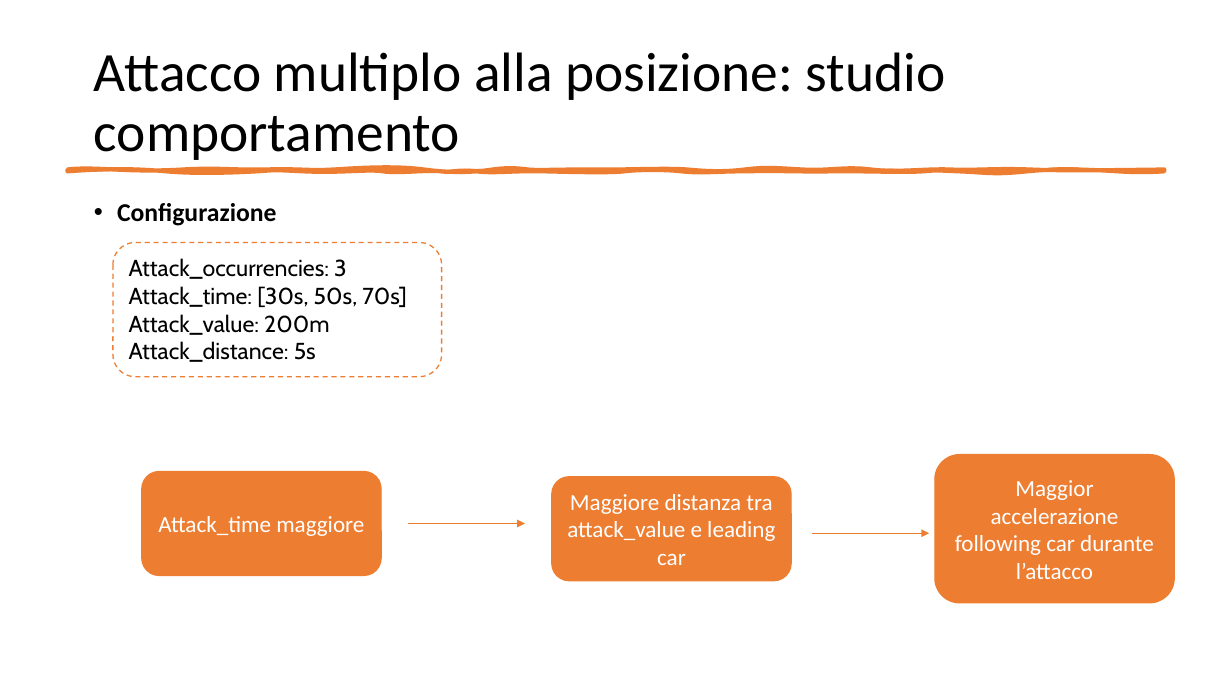
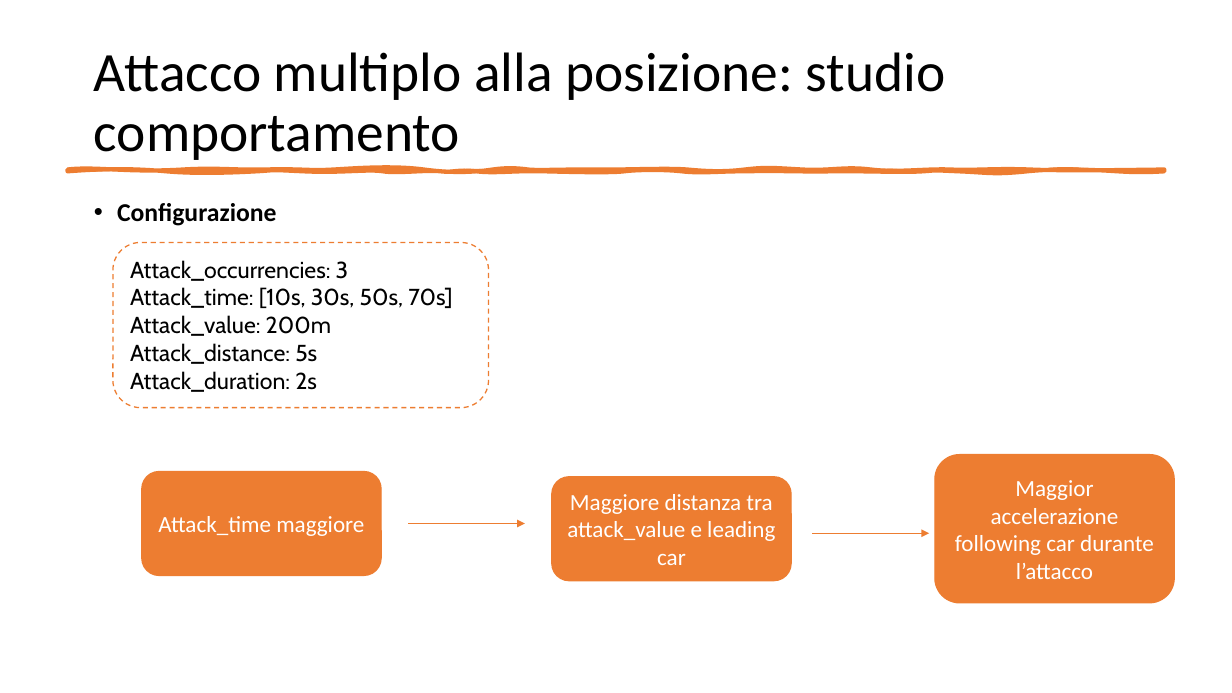
Before and after one commit to gerti98/FormalMethodsProject, a slide deck: slide 34 of Leading Car – Following Car.pptx. Drawn at 1232x693 pixels with LibreOffice and Linux fonts; fonts in the diff are those of the drawing. Boxes give left, top, right and bottom in pixels: in the first picture for what was removed or moved away, otherwise in the second. Text is boxed around its words. In the diff, an @@ line names an element or a change of style, - is before the commit and + after.

```diff
--- a/Leading Car – Following Car.pptx
+++ b/Leading Car – Following Car.pptx
@@ rounded rectangle "Attack_occurrencies: 3": place and size @@
-rounded rectangle "Attack_occurrencies: 3" at <box>113,242,442,376</box>
+rounded rectangle "Attack_occurrencies: 3" at <box>113,242,489,408</box>
@@ text in rounded rectangle at <box>130,287,452,308</box>: text changed @@
-Attack_time: [30s, 50s, 70s]
+Attack_time: [10s, 30s, 50s, 70s]
@@ text in rounded rectangle at <box>130,371,317,392</box>: paragraph added @@
+Attack_duration: 2s
```
Also in this commit, not shown: 3 other slides changed, 4 other files.
